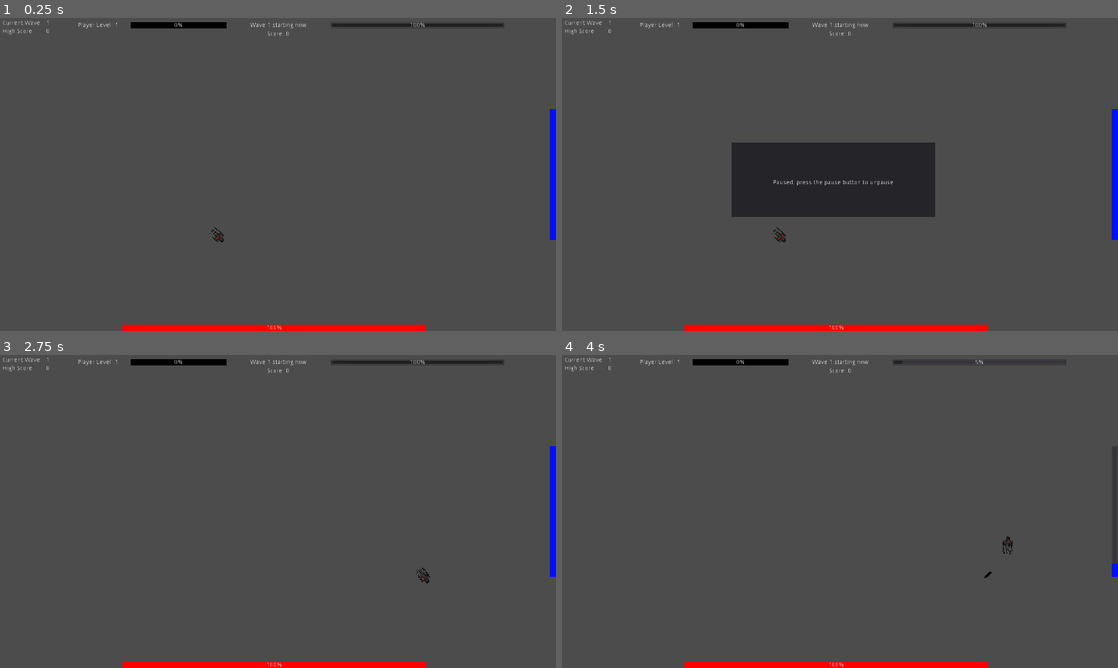
Above: before the commit, frames 1-4 (two rows, left to right).
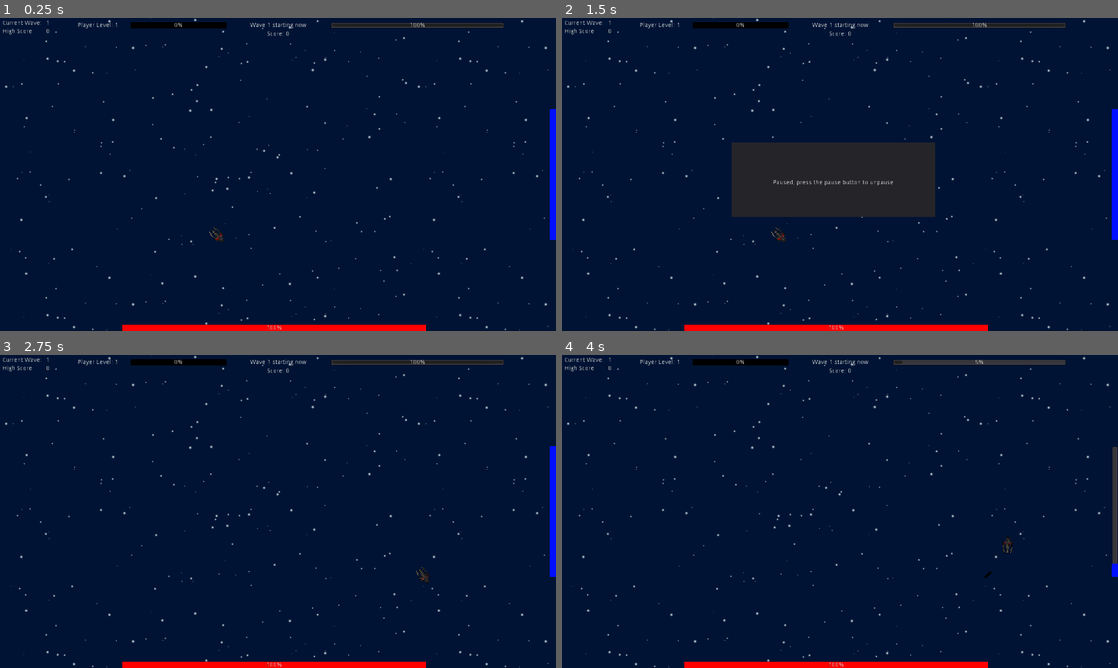
Above: after the commit, the same moments.

Repository: Noviv/BismarkUnchained
Game: Godot game, scene res://scenes/Main/Main.tscn
Two runs of this game, one before a commit and one after it. Both use one fixed random seed, a clock stepped at 60 frames per second and the inputs below. This scene is started directly instead of the project's main scene.
Inputs (mouse positions are in pixels of both pictures, inside the frame that each line leads up to):
- Up to frame 1 (0.25 s): no input
- Up to frame 2 (1.5 s): tap Enter at 0.5 s; move the mouse to (962, 158) at 0.52 s; hold D (player_right) 0.53-1.28 s; hold Mouse wheel down (player_dectime) 0.53-1.28 s; tap Space at 1.25 s; move the mouse to (728, 190) at 1.27 s; hold S (player_down) from 1.28 s (still down); tap Mouse wheel up (player_inctime) at 1.35 s
- Up to frame 3 (2.75 s): tap Enter at 2 s; move the mouse to (333, 442) at 2.02 s; release S (player_down) at 2.03 s; hold D (player_right) from 2.03 s (still down); hold E (player_maxtime) from 2.03 s (still down)
- Up to frame 4 (4 s): move the mouse to (812, 574) at 2.77 s; release D (player_right) at 2.78 s; release E (player_maxtime) at 2.78 s; hold W (player_up) 2.78-3.53 s; tap Q (player_mintime) at 2.85 s; move the mouse to (1006, 558) at 3.52 s; press the mouse at (1006, 558) at 3.53 s; hold A (player_left) from 3.53 s (still down)

The runs differ from the first frame. In frame 1, 98% of the frame differs, in the area x 0-100%, y 0-100%; in frame 2, 89%; in frame 3, 98%; in frame 4, 98%.

Commit message:
Scalable/tiled space background

Diff:
--- a/BismarkUnchained/scenes/Main/Main.tscn
+++ b/BismarkUnchained/scenes/Main/Main.tscn
@@ -6,6 +6,7 @@
 [ext_resource path="res://scenes/UI/PauseScene.tscn" type="PackedScene" id=4]
 [ext_resource path="res://scenes/UI/InGameUI.tscn" type="PackedScene" id=5]
 [ext_resource path="res://scenes/WaveHandler/WaveHandler.tscn" type="PackedScene" id=6]
+[ext_resource path="res://images/background.jpg" type="Texture" id=7]
 
 [node name="Main" type="Node2D"]
 script = ExtResource( 1 )
@@ -20,3 +21,10 @@
 [node name="UI" parent="." instance=ExtResource( 5 )]
 
 [node name="WaveHandler" parent="." instance=ExtResource( 6 )]
+
+[node name="TextureRect" type="TextureRect" parent="."]
+show_behind_parent = true
+margin_right = 1280.0
+margin_bottom = 720.0
+texture = ExtResource( 7 )
+stretch_mode = 2
Binary file added: BismarkUnchained/images/background.jpg
Not shown, added: BismarkUnchained/images/background.jpg.import
Not shown: 1 places in BismarkUnchained/scenes/Main/Main.tscn that only renumber resources
